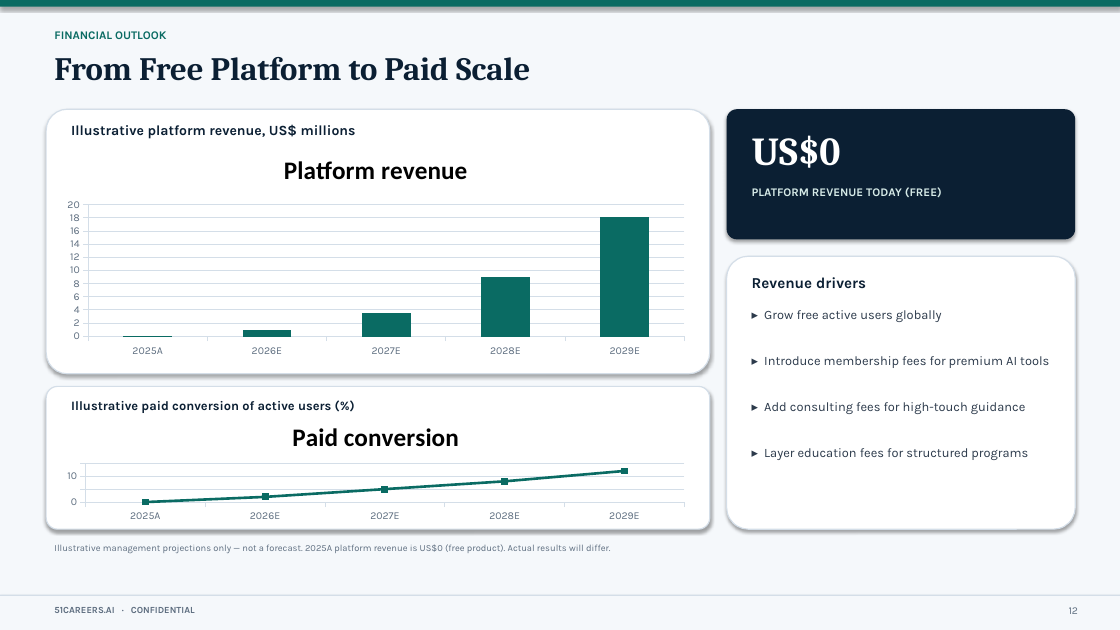
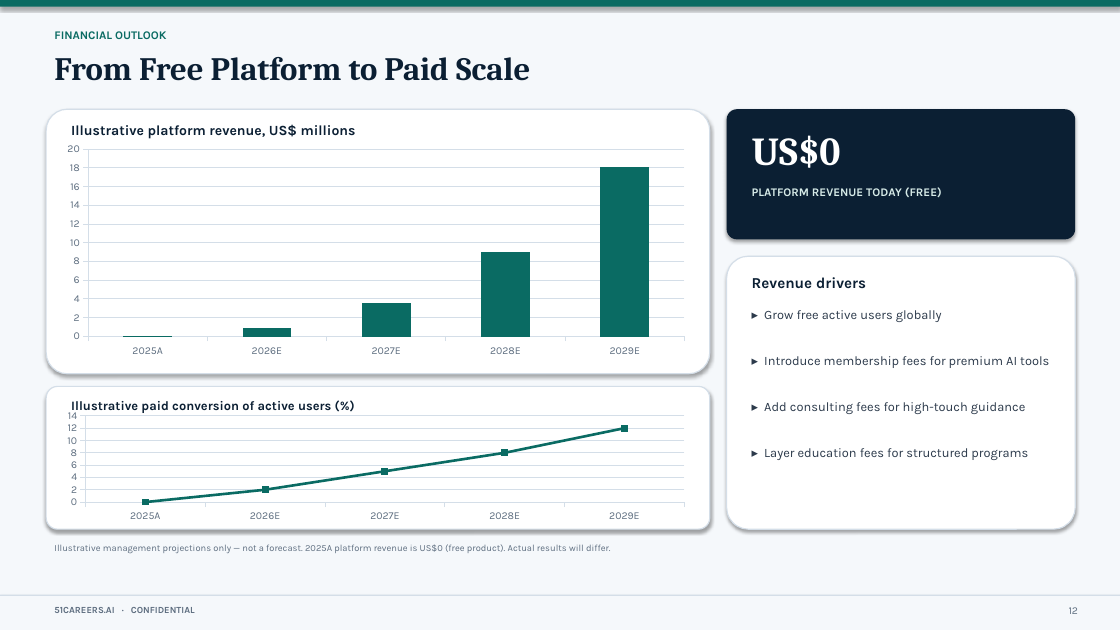
Before and after one commit to anthonyleedu/anthonyleedu, a slide deck: slide 12 of 51Careers_AI_Investor_Presentation.pptx. Drawn at 1120x630 pixels with LibreOffice and Linux fonts; fonts in the diff are those of the drawing. Boxes give left, top, right and bottom in pixels: in the first picture for what was removed or moved away, otherwise in the second. Text is boxed around its words. In the diff, an @@ line names an element or a change of style, - is before the commit and + after.

```diff
--- a/51Careers_AI_Investor_Presentation.pptx
+++ b/51Careers_AI_Investor_Presentation.pptx
@@ column chart at box(55, 139, 697, 361) @@
@@ title "Platform revenue" removed @@
-Platform revenue: 0, 0.8, 3.5, 9, 18
+Series 1: 0, 0.8, 3.5, 9, 18
@@ line chart at box(55, 408, 697, 525) @@
@@ title "Paid conversion" removed @@
-Paid conversion: 0, 2, 5, 8, 12
+Series 1: 0, 2, 5, 8, 12
```
Also in this commit, not shown: 11 other slides changed, 1 other file.
